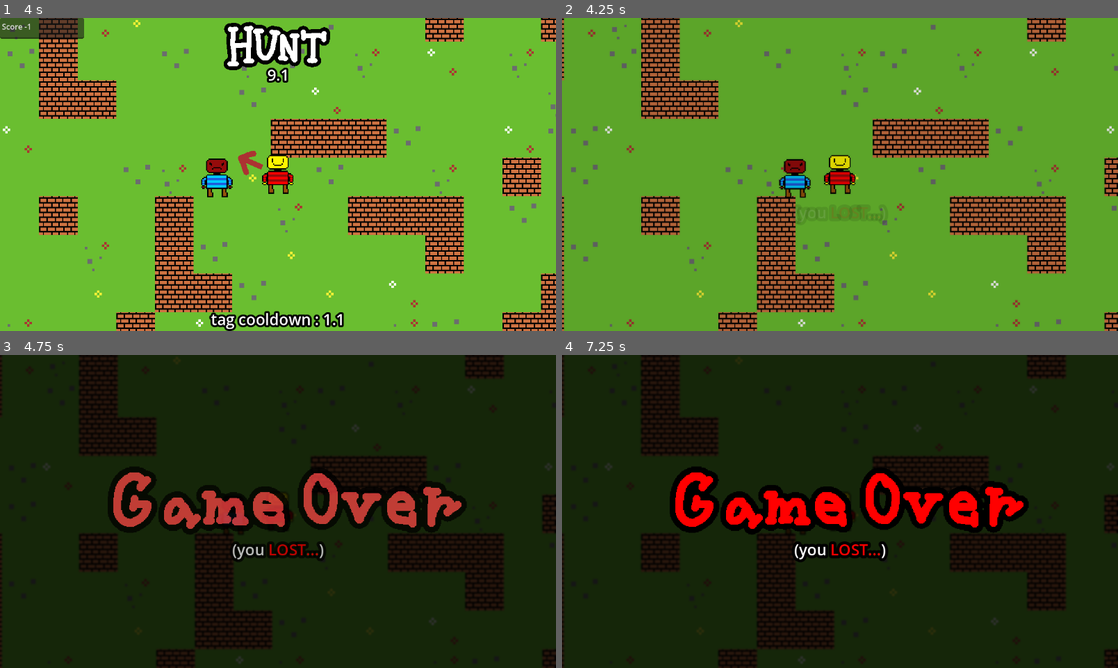
Above: before the commit, frames 1-4 (two rows, left to right).
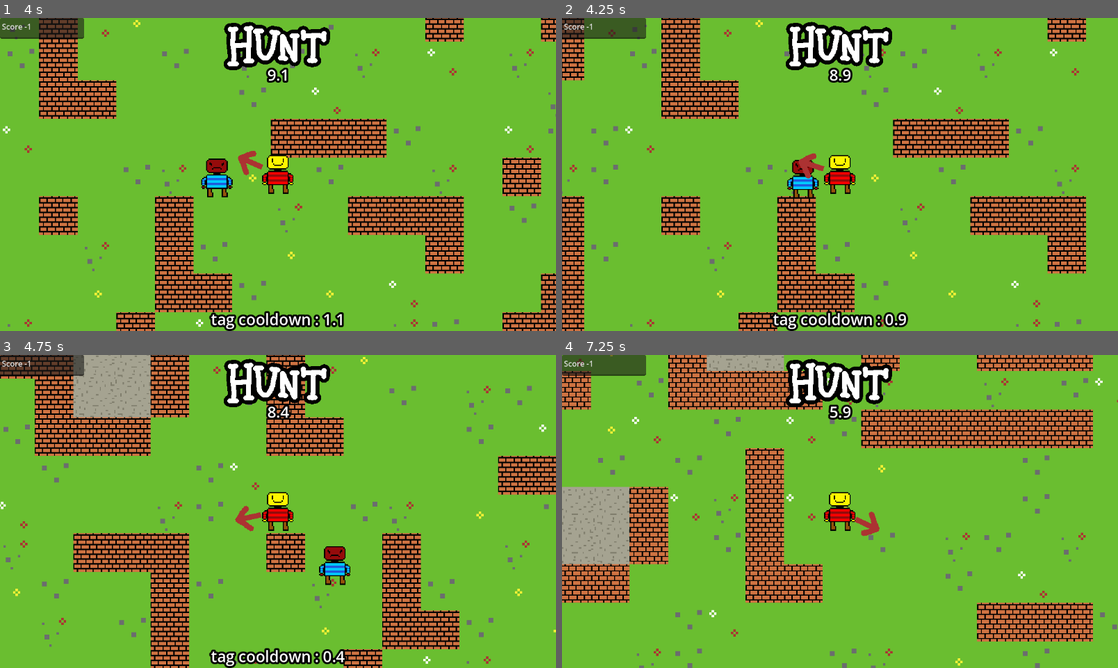
Above: after the commit, the same moments.

Repository: LegoMaster7001/fargo-game-jam-2025
Game: Godot game, scene res://Scenes/main_menu.tscn
Same seed, same stepped clock (60 frames per second), same inputs: the game is played once before the commit and once after it. Sound files missing from this copy of the repository are replaced by a short silence.
Inputs:
- Up to frame 1 (4 s): tap Enter at 0.5 s; hold D (move_right) 0.53-1.28 s; hold Space (call_groundies) 0.53-1.28 s; hold S (move_down) 1.28-2.03 s; tap E at 1.35, 2.85 s; hold D (move_right) 2.03-2.78 s; hold Space (call_groundies) 2.03-2.78 s; hold W (move_up) 2.78-3.53 s; hold A (move_left) from 3.53 s (still down); hold Space (call_groundies) from 3.53 s (still down)
- Up to frame 2 (4.25 s): keep holding A (move_left); keep holding Space (call_groundies); tap . (debug_end_game) at 4.15 s
- Up to frame 3 (4.75 s): keep holding A (move_left); release Space (call_groundies) at 4.28 s; tap E at 4.35 s
- Up to frame 4 (7.25 s): tap F (debug_flip_role) at 4.9 s; release A (move_left) at 5.03 s; hold S (move_down) 5.03-5.78 s; hold Space (call_groundies) 5.03-5.78 s; hold D (move_right) 5.78-6.53 s; tap E at 5.85 s; hold W (move_up) from 6.53 s (still down); hold Space (call_groundies) from 6.53 s (still down)

Frame 1 is identical in both runs. In frame 2, 96% of the frame differs, in the area x 0-100%, y 0-100%; in frame 3, 98%; in frame 4, 99%.

Commit message:
commented out debug buttons

Diff:
--- a/Scripts/Player.gd
+++ b/Scripts/Player.gd
@@ -31,8 +31,8 @@
 	if event.is_action_pressed("call_groundies"):
 		groundies_area.try_call_groundies()
 
-	if event.is_action_pressed("debug_flip_role"):
-		Global.flip_role(true)
+	#if event.is_action_pressed("debug_flip_role"):
+		#Global.flip_role(true)
 
 func checkDashing():
 	if (Input.is_key_pressed(KEY_E) && dashReady && Global.player_is_hunter):
--- a/Scripts/hud.gd
+++ b/Scripts/hud.gd
@@ -42,8 +42,8 @@
 func _unhandled_input(event: InputEvent) -> void:
 	if event.is_action_pressed("pause"):
 		pause_game()
-	if event.is_action_pressed("debug_end_game"):
-		end_game()
+	#if event.is_action_pressed("debug_end_game"):
+	#	end_game()
 
 func pause_game():
 	get_tree().paused = true
